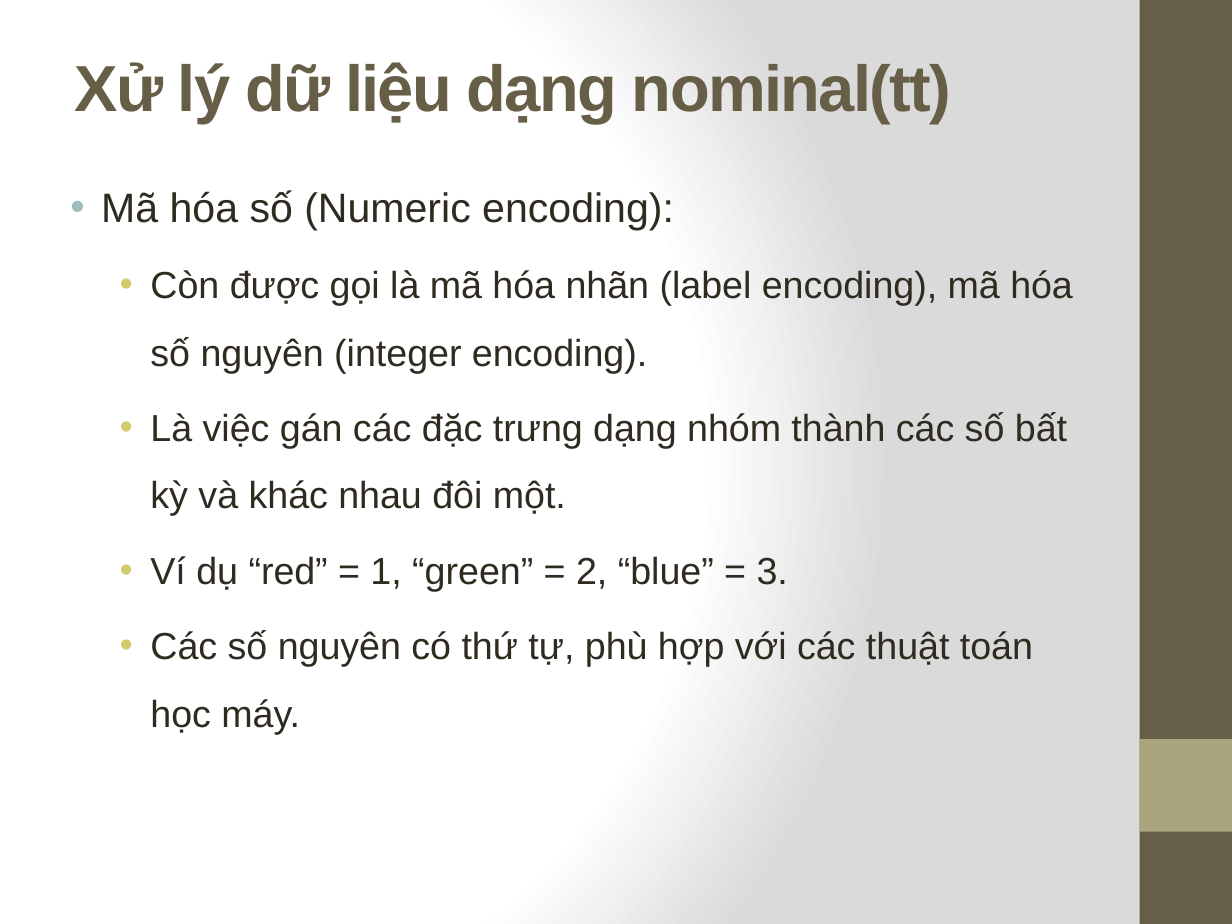
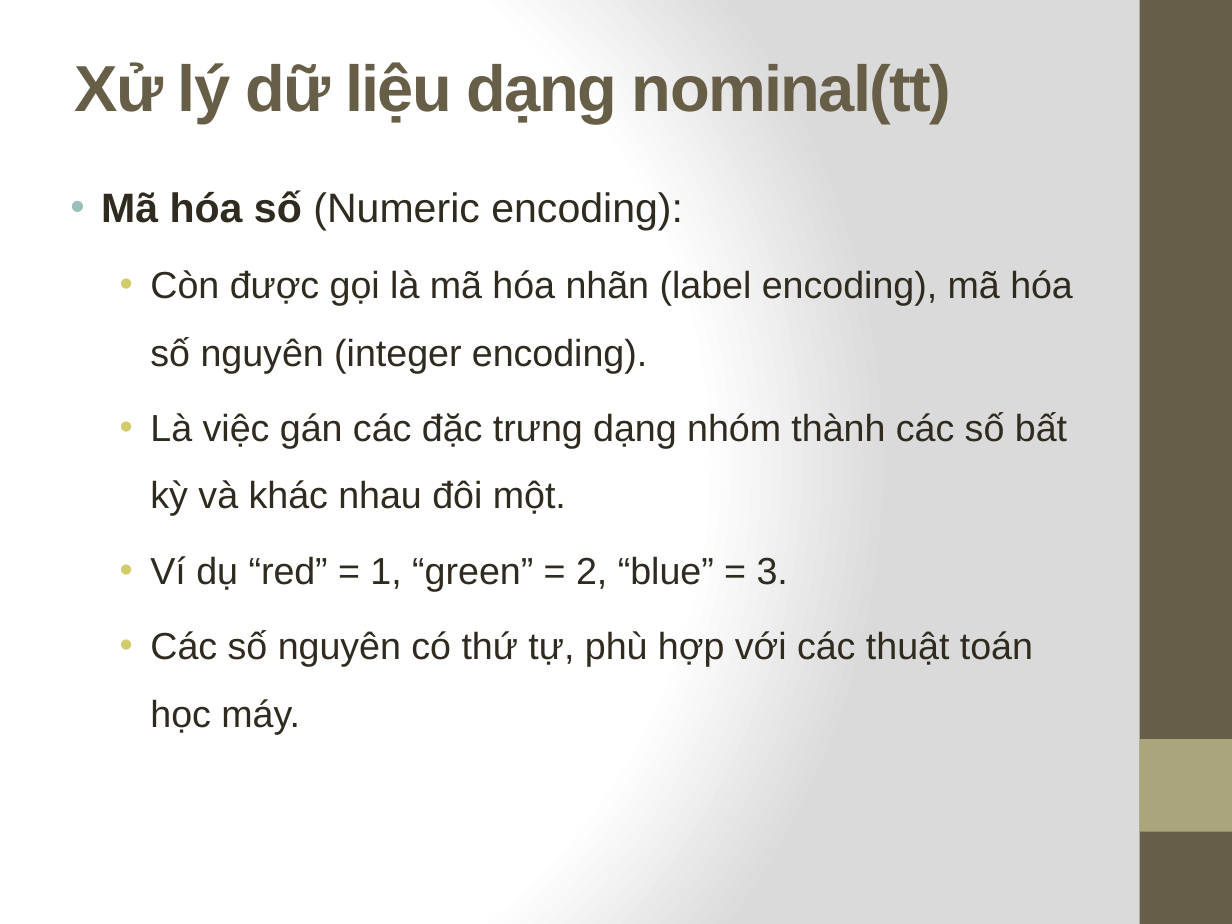
Before and after one commit to tranhoangphuc98/Final-project-NMHM, a slide deck: slide 7 of ppt-presentation.pptx. Drawn at 1232x924 pixels with LibreOffice and Linux fonts; fonts in the diff are those of the drawing. Boxes give left, top, right and bottom in pixels: in the first picture for what was removed or moved away, otherwise in the second. Text is boxed around its words. In the diff, an @@ line names an element or a change of style, - is before the commit and + after.

```diff
--- a/ppt-presentation.pptx
+++ b/ppt-presentation.pptx
@@ text at box(101, 190, 683, 230): bold on in "Mã hóa số" @@
```
Also in this commit, not shown: 1 other slide changed, 2 slides added.
